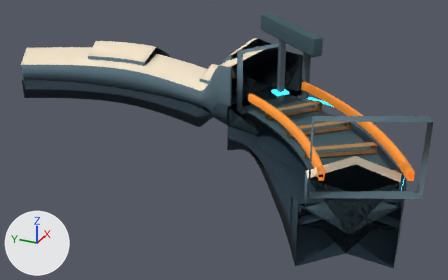
What one commit did to the glTF model space-battleship/assets/planets/facilities_v9/equipment.glb.
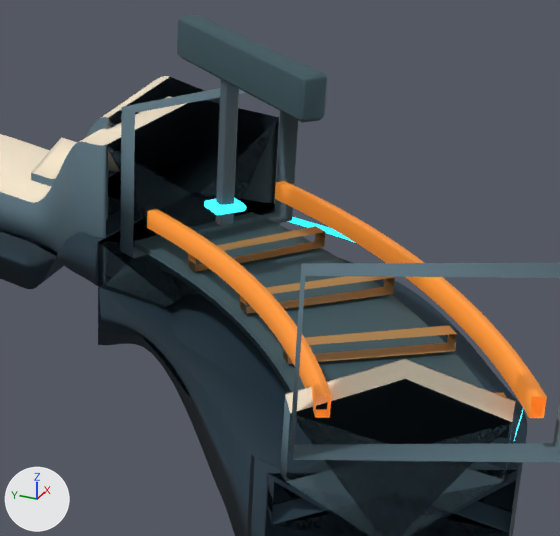
Each version is shown whole from a 50 mm lens placed at (-3.69, -5.19, 3.47), pointed at (3.37, -2.01, -0.06), then close up on the part from 42% to 94% of the width and 2% to 82% of the height. Lighting does not change. The marker at lower left points along +X, +Y and +Z. The first two pictures are the older version. Where no turn or scale is listed for an object, it has been applied to the vertices.

The first close-up shows 'Continuous deep load-bearing underside.002', 'Continuous deep load-bearing underside.003', 'Continuous variable-section armored building band.002', 'Continuous variable-section armored building band.003', 'Inset long-span roof armor plate.005', 'Manufacturing inner orange service rail', 'Manufacturing open work floor', 'Manufacturing outer orange service rail', 'Manufacturing work portal ring', 'Manufacturing work portal ring.001', 'Overhead fabrication gantry', 'Recessed load floor beneath fabrication opening' and 7 more.
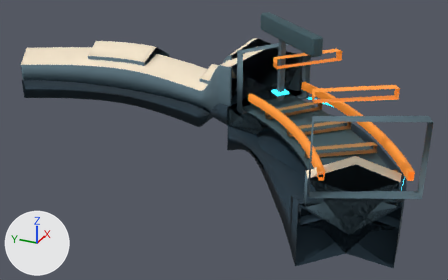
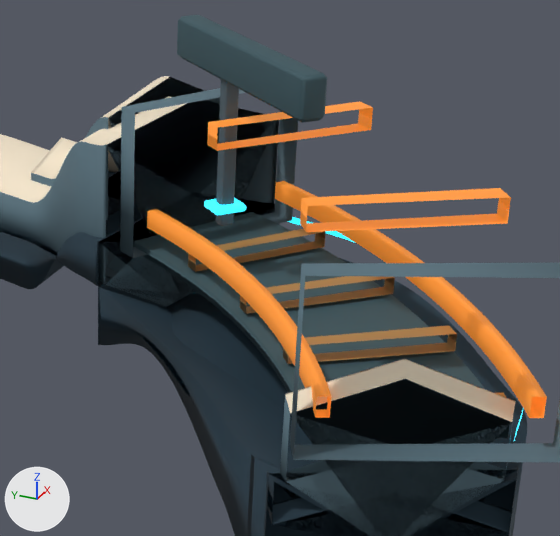
The change, as a list of edits to the scene's bpy script:
```text
Add me_manufacturing_orange_overhead_gate_001:
    me_manufacturing_orange_overhead_gate_001.from_pydata(...)  # 68 vertices, 128 faces; spans x -0.11..0.632, y -0.511..0.178, z 1.13..1.25
    me_manufacturing_orange_overhead_gate_001.materials.append(mat_contained_amber_heat)  # orange #d77e2c, glowing brown #b16722
Add me_manufacturing_orange_overhead_gate:
    me_manufacturing_orange_overhead_gate.from_pydata(...)  # 68 vertices, 128 faces; spans x -1.014..-0.445, y -1.401..-0.576, z 1.13..1.25
    me_manufacturing_orange_overhead_gate.materials.append(mat_contained_amber_heat)  # orange #d77e2c, glowing brown #b16722
Add ob_manufacturing_orange_overhead_gate_001:
    ob_manufacturing_orange_overhead_gate_001 = bpy.data.objects.new('Manufacturing orange overhead gate.001', me_manufacturing_orange_overhead_gate_001)
    ob_manufacturing_orange_overhead_gate_001.location = (3.167, -2.953, 0.03)
Add ob_manufacturing_orange_overhead_gate:
    ob_manufacturing_orange_overhead_gate = bpy.data.objects.new('Manufacturing orange overhead gate', me_manufacturing_orange_overhead_gate)
    ob_manufacturing_orange_overhead_gate.location = (3.167, -2.953, 0.03)
```

Boxes (x1, y1, x2, y2) around the edits, measured in the close-ups (560 x 536 px):
'Manufacturing orange overhead gate', added
    after: (300, 188, 511, 232)
'Manufacturing orange overhead gate.001', added
    after: (207, 101, 373, 151)
